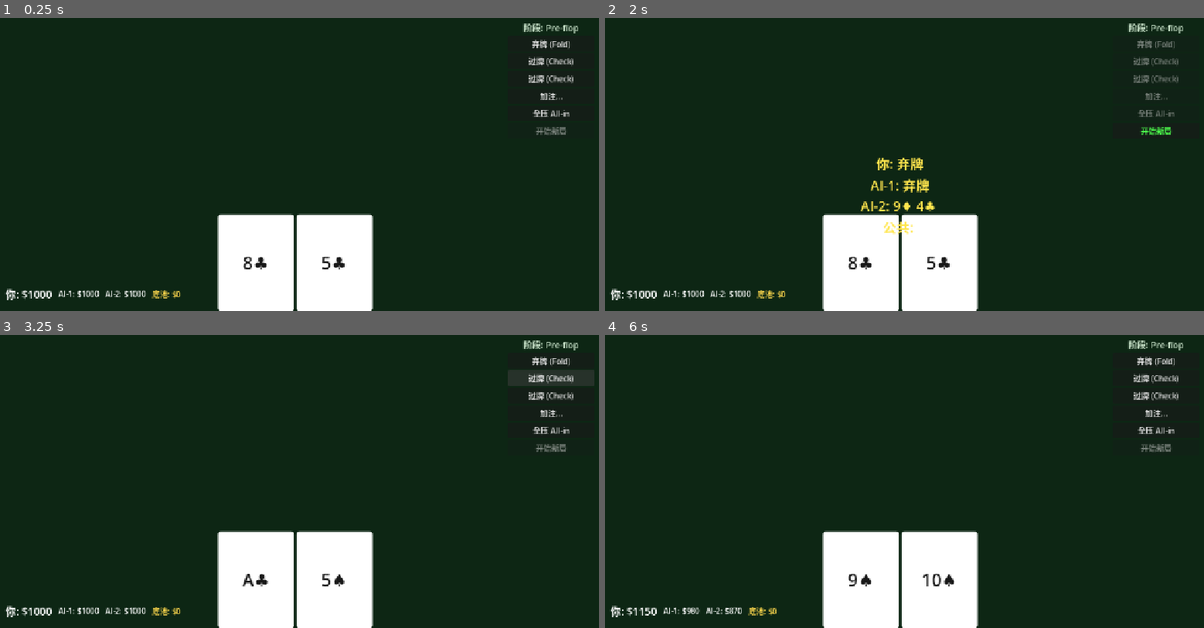
Above: before the commit, frames 1-4 (two rows, left to right).
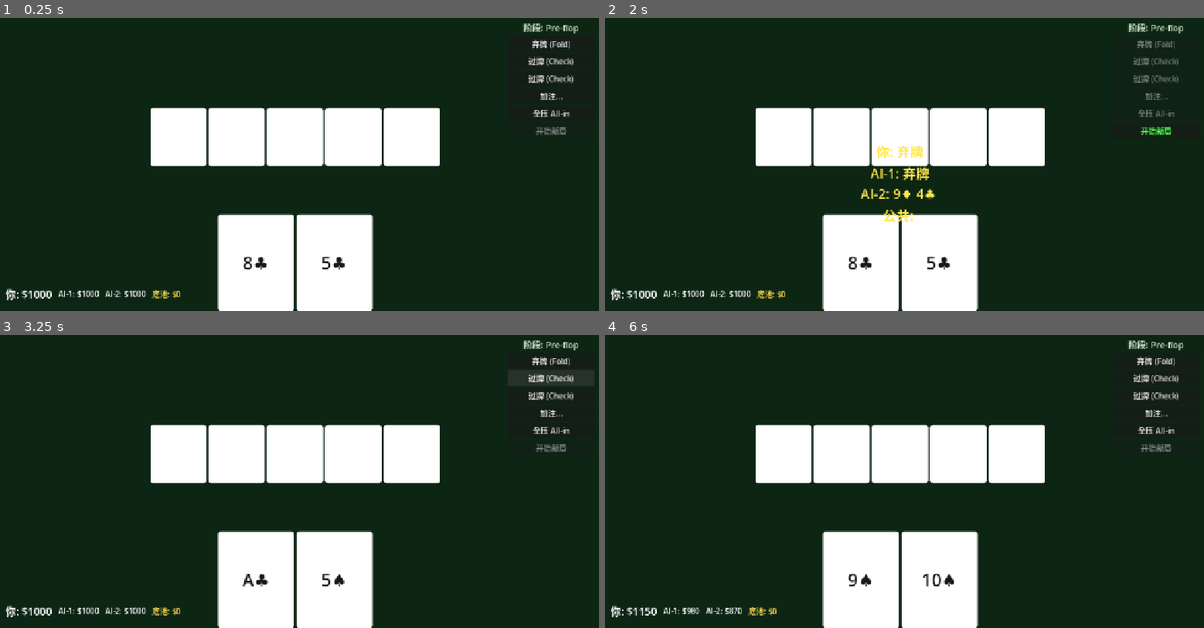
Above: after the commit, the same moments.

Repository: gaoyingxie/texas-holdemp
Game: Godot game, scene res://scenes/main.tscn
Same seed, same stepped clock (60 frames per second), same inputs: the game is played once before the commit and once after it.
Inputs:
- Up to frame 1 (0.25 s): no input
- Up to frame 2 (2 s): click "弃牌 (Fold)" at 0.5 s
- Up to frame 3 (3.25 s): click "开始新局" at 2 s; click "过牌 (Check)" at 2.75 s
- Up to frame 4 (6 s): click "跟注 $20" at 3.5 s; click "过牌 (Check)" at 4.25 s; click "加注..." at 5 s; click "开始新局" at 5.75 s

The runs differ from the first frame. In frame 1, 9.5% of the frame differs, in the area x 25-74%, y 30-51%; in frame 2, 11%, in the area x 25-74%, y 30-74%; in frame 3, 9.5%; in frame 4, 9.5%.

Commit message:
fix: ResultLabel上移、空社区牌白底、AI卡Panel改layout_mode=2使其可见

Diff:
--- a/scenes/main.tscn
+++ b/scenes/main.tscn
@@ -159,13 +159,17 @@
 
 [node name="AICard0" type="Panel" parent="AI1Hand"]
 custom_minimum_size = Vector2(80, 110)
-size_flags_horizontal = 3
+layout_mode = 2
+size_flags_horizontal = 2
+size_flags_vertical = 2
 
 [node name="Label" type="Label" parent="AI1Hand/AICard0"]
 layout_mode = 1
 anchors_preset = 10
 anchor_right = 1.0
 anchor_bottom = 1.0
+offset_right = 0.0
+offset_bottom = 0.0
 text = "?"
 horizontal_alignment = 1
 vertical_alignment = 1
@@ -173,13 +177,17 @@
 
 [node name="AICard1" type="Panel" parent="AI1Hand"]
 custom_minimum_size = Vector2(80, 110)
-size_flags_horizontal = 3
+layout_mode = 2
+size_flags_horizontal = 2
+size_flags_vertical = 2
 
 [node name="Label" type="Label" parent="AI1Hand/AICard1"]
 layout_mode = 1
 anchors_preset = 10
 anchor_right = 1.0
 anchor_bottom = 1.0
+offset_right = 0.0
+offset_bottom = 0.0
 text = "?"
 horizontal_alignment = 1
 vertical_alignment = 1
@@ -199,13 +207,17 @@
 
 [node name="AICard0" type="Panel" parent="AI2Hand"]
 custom_minimum_size = Vector2(80, 110)
-size_flags_horizontal = 3
+layout_mode = 2
+size_flags_horizontal = 2
+size_flags_vertical = 2
 
 [node name="Label" type="Label" parent="AI2Hand/AICard0"]
 layout_mode = 1
 anchors_preset = 10
 anchor_right = 1.0
 anchor_bottom = 1.0
+offset_right = 0.0
+offset_bottom = 0.0
 text = "?"
 horizontal_alignment = 1
 vertical_alignment = 1
@@ -213,13 +225,17 @@
 
 [node name="AICard1" type="Panel" parent="AI2Hand"]
 custom_minimum_size = Vector2(80, 110)
-size_flags_horizontal = 3
+layout_mode = 2
+size_flags_horizontal = 2
+size_flags_vertical = 2
 
 [node name="Label" type="Label" parent="AI2Hand/AICard1"]
 layout_mode = 1
 anchors_preset = 10
 anchor_right = 1.0
 anchor_bottom = 1.0
+offset_right = 0.0
+offset_bottom = 0.0
 text = "?"
 horizontal_alignment = 1
 vertical_alignment = 1
@@ -296,9 +312,9 @@
 anchor_right = 0.5
 anchor_bottom = 0.5
 offset_left = -200.0
-offset_top = 90.0
+offset_top = 65.0
 offset_right = 200.0
-offset_bottom = 150.0
+offset_bottom = 125.0
 grow_horizontal = 2
 grow_vertical = 2
 text = ""
--- a/scripts/main.gd
+++ b/scripts/main.gd
@@ -72,7 +72,11 @@
 			label.text = ""
 			label.modulate = Color(0.5, 0.5, 0.5, 1)
 			var empty_style = StyleBoxFlat.new()
-			empty_style.bg_color = Color(0, 0, 0, 0)
+			empty_style.bg_color = Color(1, 1, 1, 1)
+			empty_style.corner_radius_top_left = 6
+			empty_style.corner_radius_top_right = 6
+			empty_style.corner_radius_bottom_right = 6
+			empty_style.corner_radius_bottom_left = 6
 			card_node.add_theme_stylebox_override("panel", empty_style)
 
 
